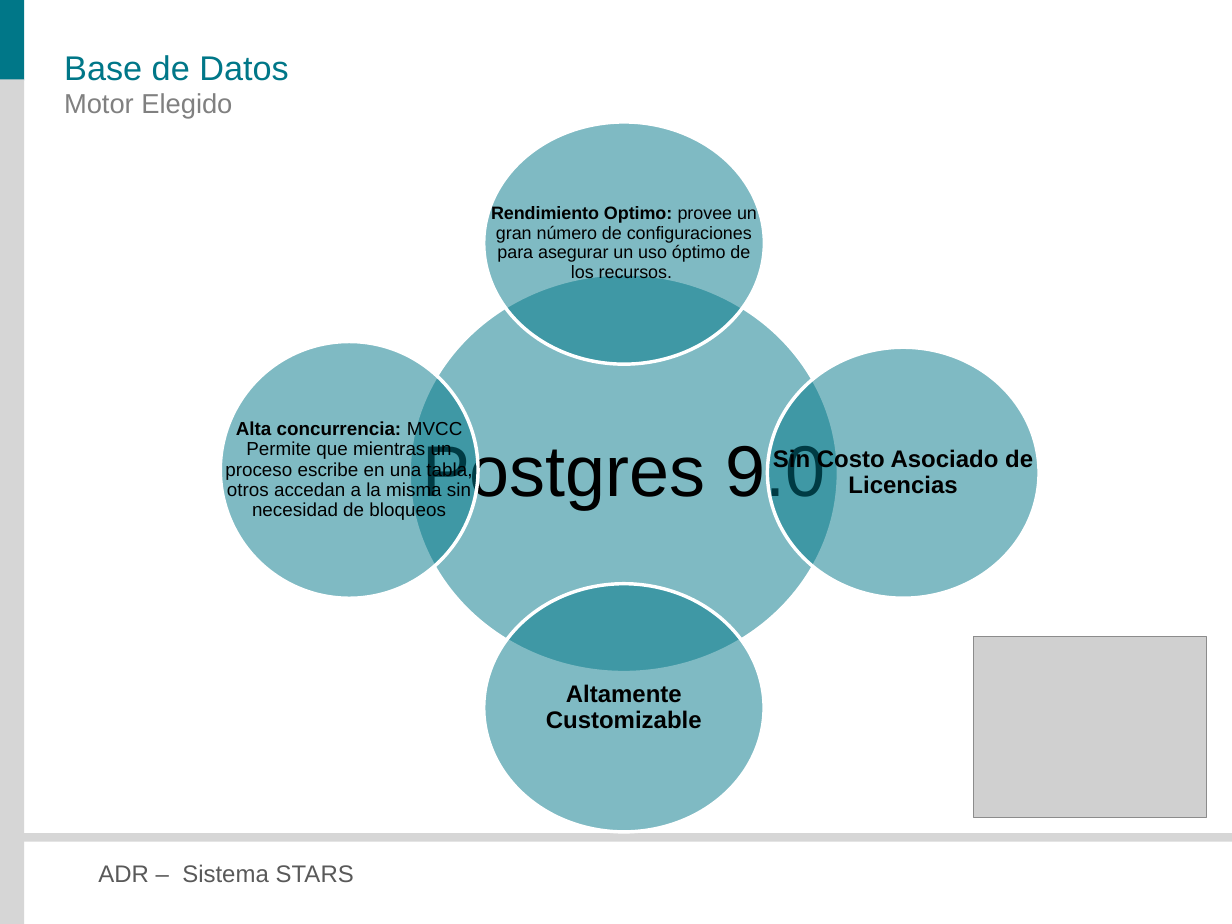
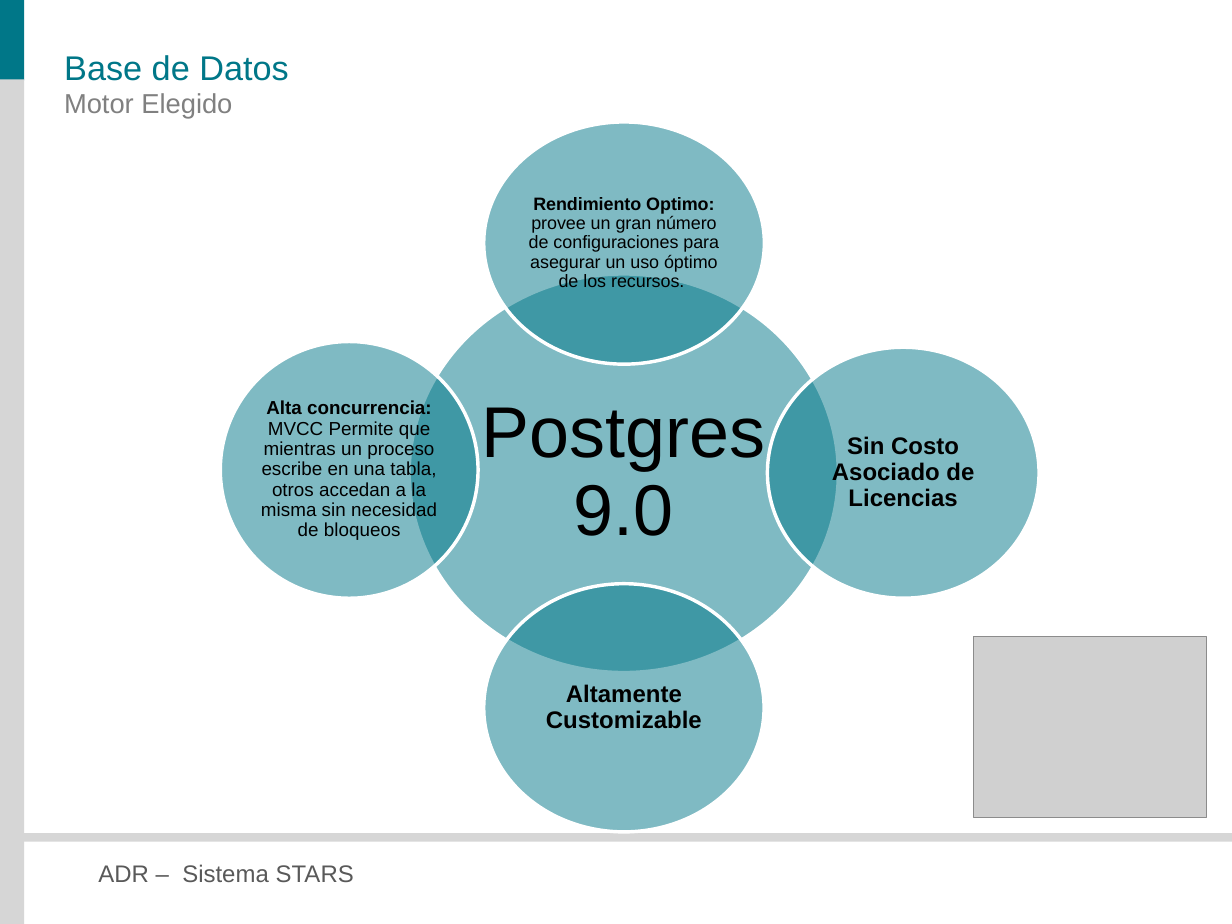
Before and after one commit to veritoreinoso/adr-2010, a slide deck: slide 8 of Presentacion.pptx. Drawn at 1232x924 pixels with LibreOffice and Linux fonts; fonts in the diff are those of the drawing; grey boxes stand for pictures. Boxes give left, top, right and bottom in pixels: in the first picture for what was removed or moved away, otherwise in the second. Text is boxed around its words. In the diff, an @@ line names an element or a change of style, - is before the commit and + after.

Commit message:
modifico las tablas

```diff
--- a/Presentacion.pptx
+++ b/Presentacion.pptx
@@ text "Rendimiento Optimo: provee un gran ..." rewrapped from <box>491,206,757,282</box> to <box>529,197,719,287</box> @@
@@ text "Postgres 9.0" rewrapped from <box>422,440,825,510</box> to <box>482,407,766,536</box> @@
@@ text "Alta concurrencia: MVCC Permite que ..." rewrapped from <box>225,420,472,521</box> to <box>261,400,437,540</box> @@
@@ text "Sin Costo Asociado de Licencias" rewrapped from <box>773,448,1033,494</box> to <box>832,436,974,507</box> @@
```
Also in this commit, not shown: 13 other slides changed, 1 other file.
